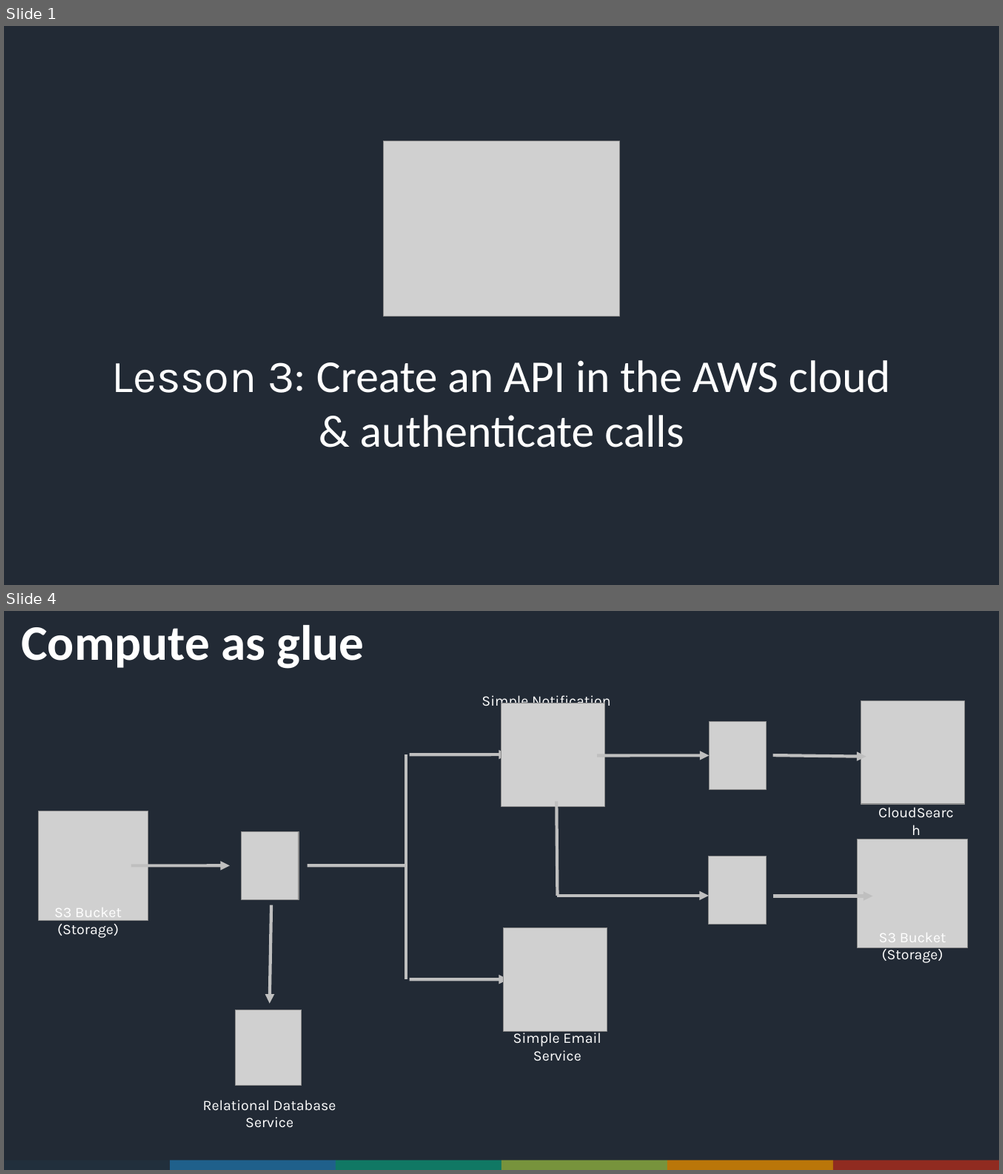
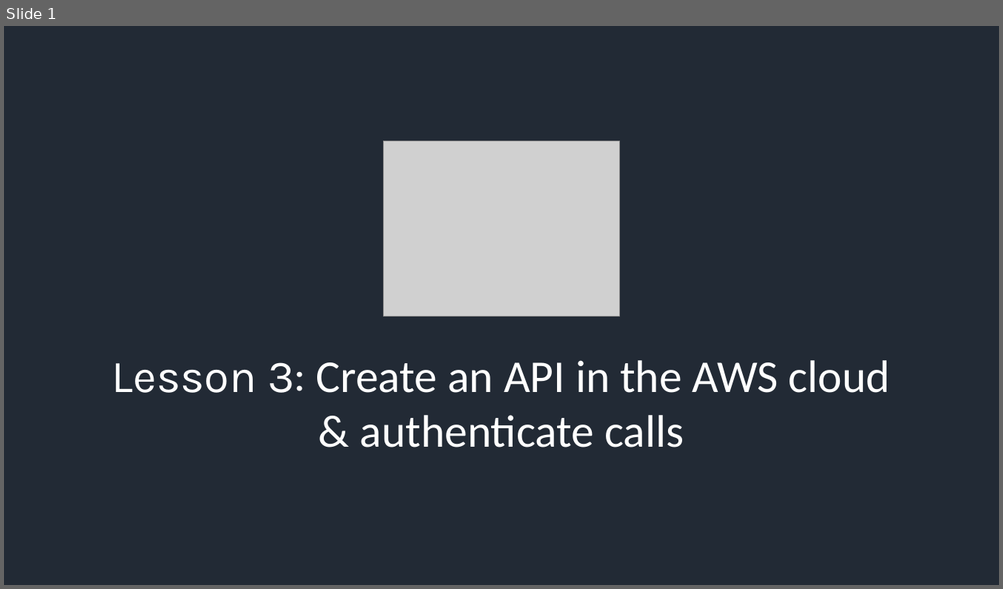
Before and after one commit to ACloudGuru/serverless-workshop, a slide deck: lesson-3/Slides.pptx. Shown one above the other, each under a label of ours: slides 1 and 4 before the commit, slide 1 after it; the slides between them are not shown. The pictures are 1003x1174 and 1003x589 pixels, drawn with LibreOffice and Linux fonts; fonts in the diff are those of the drawing; grey boxes stand for pictures; background and template pictures are left out. Boxes give left, top, right and bottom in pixels: in the first picture for what was removed or moved away, otherwise in the second. Text is boxed around its words. In the diff, an @@ line names an element or a change of style, - is before the commit and + after.

```diff
--- a/lesson-3/Slides.pptx
+++ b/lesson-3/Slides.pptx
@@ slide 4 removed at <box>4,611,999,1170</box>, background #222A35 @@
@@ text removed at <box>21,625,364,669</box> @@
-Compute as glue
@@ text removed at <box>481,692,611,710</box> @@
-Simple Notification Services
@@ picture removed at <box>502,703,606,806</box> @@
@@ picture removed at <box>709,721,766,789</box> @@
@@ picture removed at <box>860,701,965,804</box> @@
@@ line removed from (406, 866) to (406, 755) @@
@@ arrow removed from (409, 755) to (509, 755) @@
@@ arrow removed from (597, 756) to (709, 756) @@
@@ arrow removed from (772, 756) to (866, 757) @@
@@ line removed from (556, 801) to (558, 896) @@
@@ text removed at <box>871,800,962,825</box> @@
-CloudSearch
@@ picture removed at <box>38,811,148,920</box> @@
@@ picture removed at <box>242,832,299,900</box> @@
@@ picture removed at <box>857,840,967,948</box> @@
@@ arrow removed from (131, 866) to (230, 866) @@
@@ line removed from (307, 866) to (406, 866) @@
@@ line removed from (406, 980) to (406, 860) @@
@@ picture removed at <box>708,857,765,924</box> @@
@@ arrow removed from (558, 896) to (708, 896) @@
@@ arrow removed from (772, 896) to (873, 896) @@
@@ text removed at <box>54,908,122,938</box> @@
-S3 Bucket (Storage)
@@ arrow removed from (271, 906) to (270, 1004) @@
@@ picture removed at <box>504,928,607,1032</box> @@
@@ text removed at <box>879,933,946,963</box> @@
-S3 Bucket (Storage)
@@ arrow removed from (409, 980) to (509, 980) @@
@@ picture removed at <box>236,1010,301,1085</box> @@
@@ text removed at <box>513,1030,601,1062</box> @@
-Simple Email Service
@@ text removed at <box>203,1100,336,1128</box> @@
-Relational Database Service
@@ group removed at <box>5,1161,999,1170</box>: 6 rectangles @@
```
Also in this commit, not shown: 3 slides changed, 5 slides added, 4 other slides removed, 3 other files.
